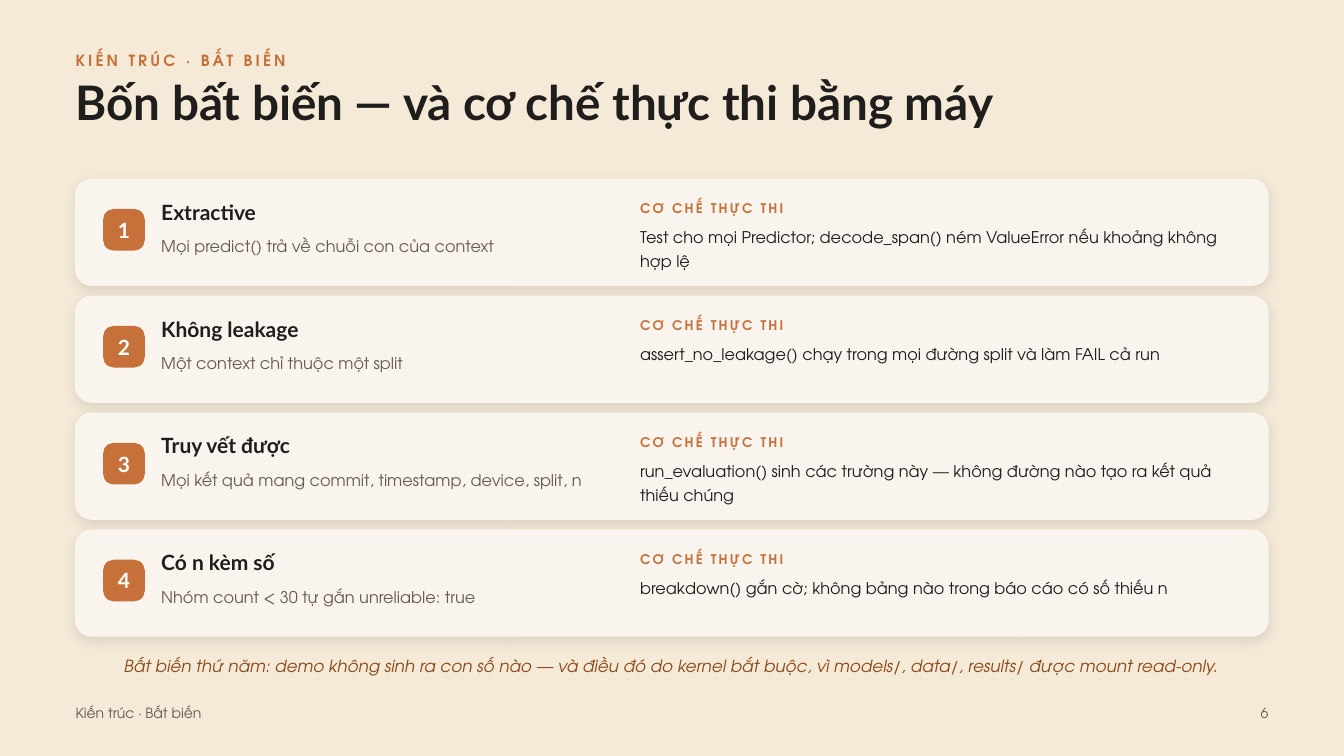
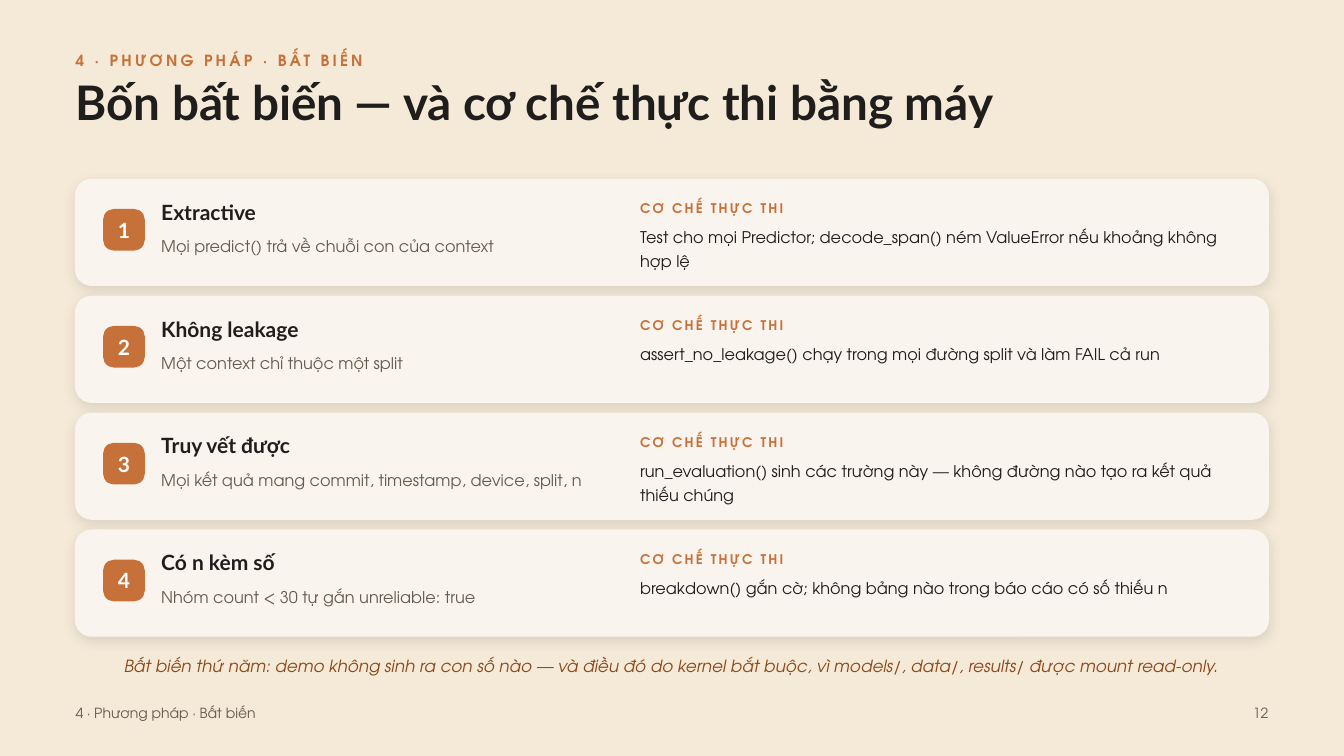
Before and after one commit to minhdang900/uit-vietnamese-mrc, a slide deck: slide 12 of slides/CS116_T11_Slide_BaoCao.pptx (slide 6 before the commit). Drawn at 1344x756 pixels with LibreOffice and Linux fonts; fonts in the diff are those of the drawing. Boxes give left, top, right and bottom in pixels: in the first picture for what was removed or moved away, otherwise in the second. Text is boxed around its words. In the diff, an @@ line names an element or a change of style, - is before the commit and + after.

```diff
--- a/slides/CS116_T11_Slide_BaoCao.pptx
+++ b/slides/CS116_T11_Slide_BaoCao.pptx
@@ text at (76,49,363,66): text changed @@
-KIẾN TRÚC · BẤT BIẾN
+4 · PHƯƠNG PHÁP · BẤT BIẾN
@@ text at (76,705,256,721): text changed @@
-Kiến trúc · Bất biến
+4 · Phương pháp · Bất biến
@@ text at (1253,707,1268,718): text changed @@
-6
+12
```
Also in this commit, not shown: 12 other slides changed, 8 slides added, 2 slides removed, 4 other files.
